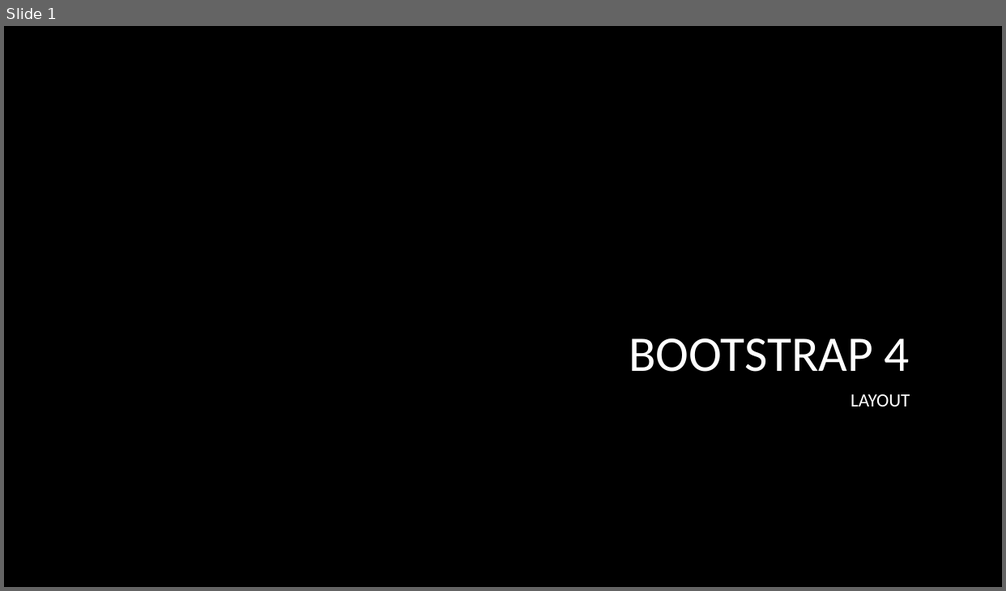
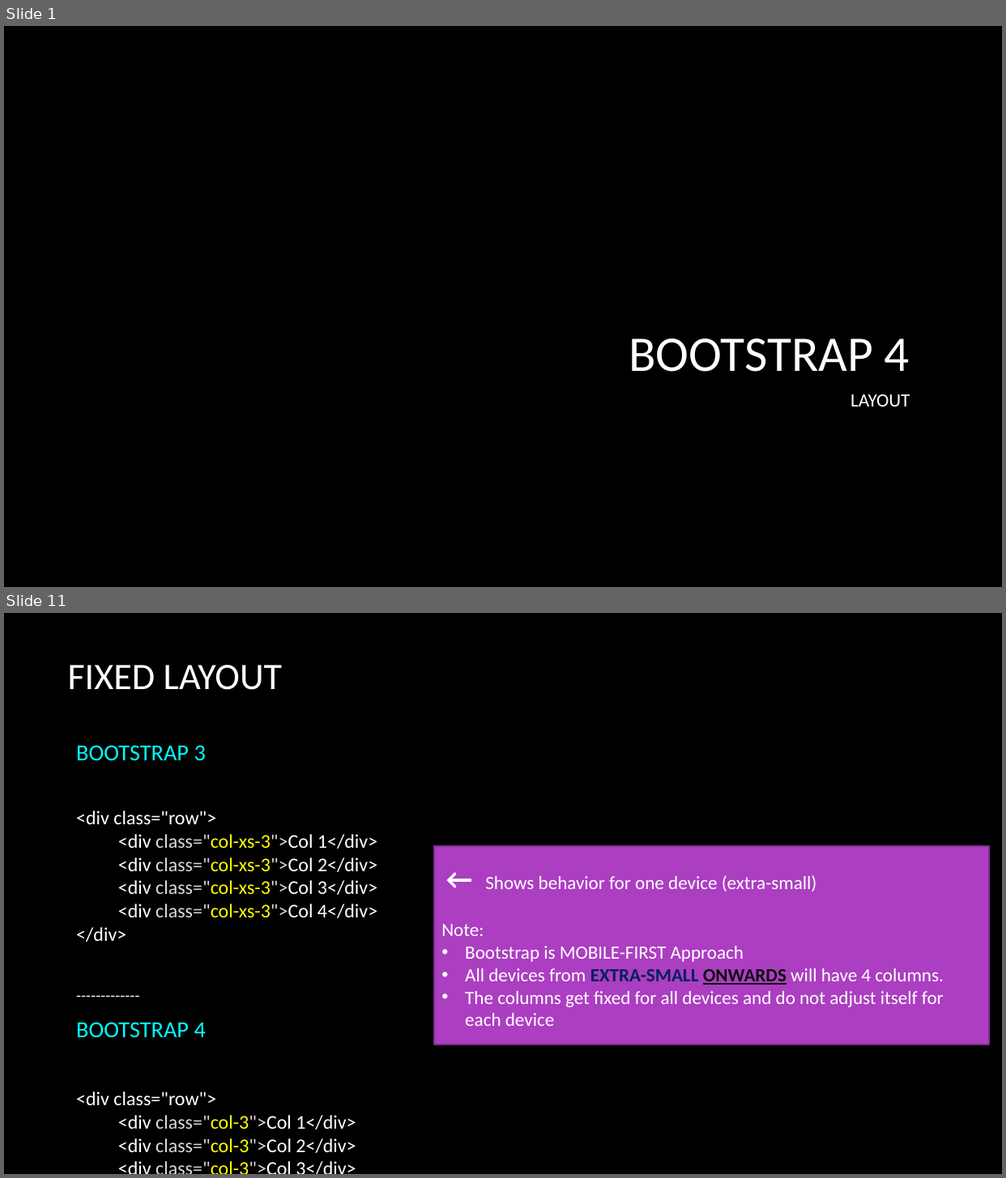
Before and after one commit to deepavn/bootstrap4, a slide deck: material/Bootstrap_Layout.pptx. Shown one above the other, each under a label of ours: slide 1 before the commit, slides 1 and 11 after it; the slides between them are not shown. The pictures are 1006x591 and 1006x1178 pixels, drawn with LibreOffice and Linux fonts; fonts in the diff are those of the drawing; background and template pictures are left out. Boxes give left, top, right and bottom in pixels: in the first picture for what was removed or moved away, otherwise in the second. Text is boxed around its words. In the diff, an @@ line names an element or a change of style, - is before the commit and + after.

```diff
--- a/material/Bootstrap_Layout.pptx
+++ b/material/Bootstrap_Layout.pptx
@@ slide 11 added at (x1=4, y1=613, x2=1002, y2=1174), background picture (left out) @@
@@ title added at (x1=68, y1=665, x2=282, y2=690), 36 pt, text #FFFFFF @@
+FIXED LAYOUT
@@ text added at (x1=76, y1=745, x2=377, y2=1153), 18.7 pt, text #FFFFFF @@
+BOOTSTRAP 3
+<div class="row">
+<div class="col-xs-3">Col 1</div>
+<div class="col-xs-3">Col 2</div>
+<div class="col-xs-3">Col 3</div>
+<div class="col-xs-3">Col 4</div>
+</div>
+-------------
+BOOTSTRAP 4
+<div class="row">
+<div class="col-3">Col 1</div>
+<div class="col-3">Col 2</div>
+<div class="col-3">Col 3</div>
+<div class="col-3">Col 4</div>
+</div>
@@ rectangle added at (x1=434, y1=846, x2=989, y2=1045), fill #AC3EC1, outline #7F2E8F 1.5 pt, 18 pt, text #FFFFFF @@
+← Shows behavior for one device (extra-small)
+Note:
+• Bootstrap is MOBILE-FIRST Approach
+• All devices from EXTRA-SMALL ONWARDS will have 4 columns.
+• The columns get fixed for all devices and do not adjust itself for each device
```
Also in this commit, not shown: 6 slides changed, 27 other slides added, 2 slides removed, 2 other files.
